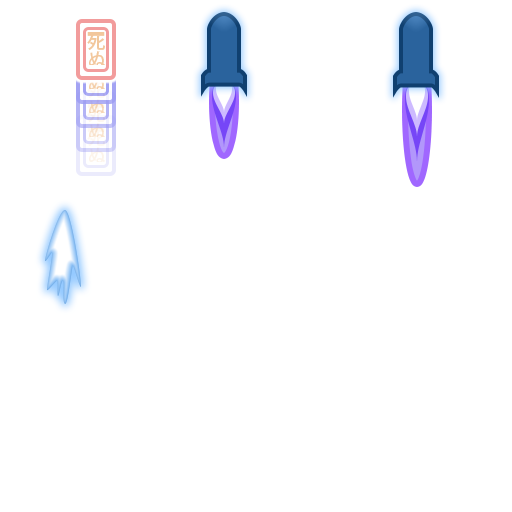
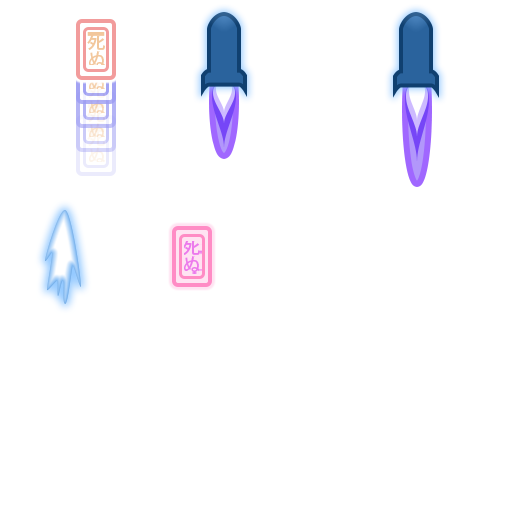
Revision of a layered 512x512 image; what changed, layer by layer:
added group "homing" (75%) with 3 layers above "Marisa" over [172, 226, 212, 287]
added layer "死ぬ" (1st of 6, in "homing") in group "homing" over [184, 241, 202, 274]
added layer "main copy" (1st of 6, in "homing") in group "homing" over [179, 234, 205, 279]
added layer "main" (1st of 8, in "homing") in group "homing" over [172, 226, 212, 287]
